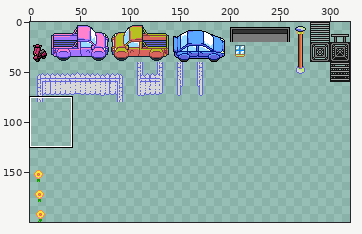
Edited in one commit: pixel-art file (Art/tilesets/outside_02.ase). Above: a wide view before the commit, with the close-up outlined.
Close-up. First the earlier version:
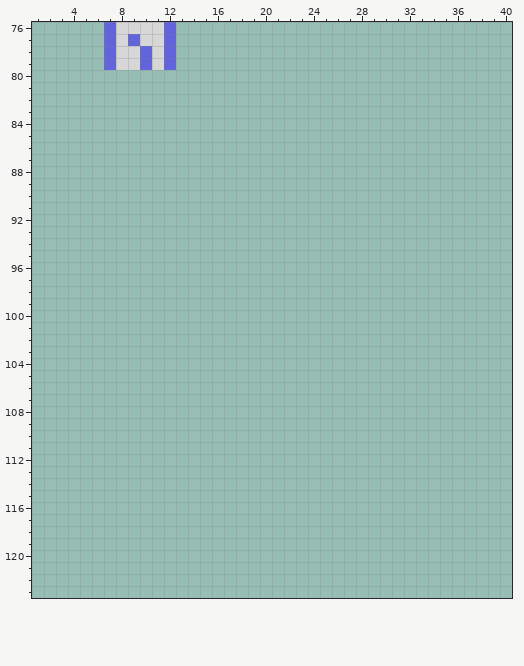
320x200 pixels, 1 frame. Shown: x 1..40, y 76..123.
The result:
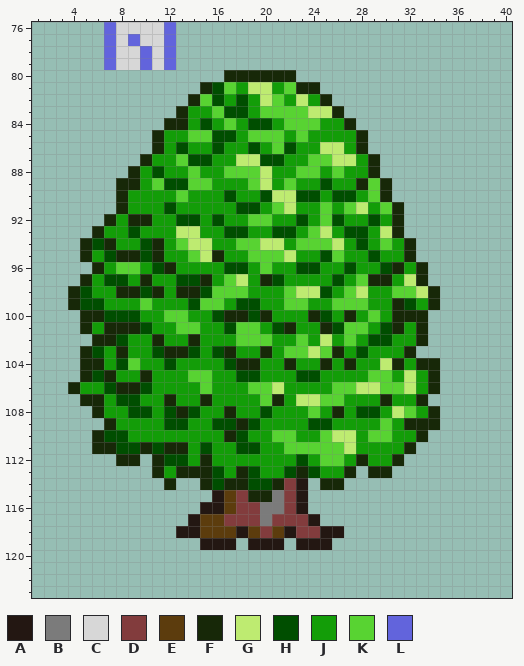
Palette (. is transparent): A #231712  B #7b7b7b  C #d7d7d7  D #823c3d  E #5c3c0d  F #172808  G #beeb71  H #004e00  J #139d08  K #58d332  L #6264dc
Changes in this commit:
Layer "Layer 1":
y 80: x 17..22 ...... -> FFFFFF
y 81: x 15..24 .......... -> FHKJGGJKFF
y 82: x 14..25 ............ -> FKHJHJGKJGJF
y 83: x 13..26 .............. -> FJJKHHJKKKKGGF
y 84: x 12..27 ................ -> FFJHJKJHHJKKKJJF
y 85: x 11..28 .................. -> FJJKKHHJKKKJKJJJJF
y 86: x 11..28 .................. -> FJHJJHJJHJKHJJGGJF
y 87: x 10..29 .................... -> FJJKHHJJGGHHJJKKGGJF
y 88: x 9..29 ..................... -> FJHJJKJJKKKGJJKKJKJJF
y 89: x 8..30 ....................... -> FFJKHHKKJJJKGJKJJHJJFKF
y 90: x 8..30 ....................... -> FJJJJKJJJHJJHGGHHJHHJKF
y 91: x 8..31 ........................ -> FJJJHJJJJJHHJKGJJKJKGJKF
y 92: x 7..31 ......................... -> FJFFJJHHJHJJKKJJHJKHJJHJF
y 93: x 6..31 .......................... -> FJJHJJJGGJJHHJJHHJKGJHHJGF
y 94: x 5..32 ............................ -> FHFJJHFJKGGJJKKGGJKKKGJHJKJF
y 95: x 5..32 ............................ -> FJHFFHFJJKGFJJKKKGJJHKJJHJJF
y 96: x 6..33 ............................ -> FJKKJHFJJJJHHJKJJHHJJHJJHFJF
y 97: x 5..33 ............................. -> FJHHJFJJHHFJKGJFHJJJJHJKFFJGF
y 98: x 4..34 ............................... -> FHJJFFHFJFFHKKKJJJKGGHJKGJJKKGF
y 99: x 4..34 ............................... -> FHHJJJKJJJHKKJHHJJKKJJKKKJJFHJF
y 100: x 5..33 ............................. -> FFHHHJJKKJJHFFHFJJJFHJFJKJFFF
y 101: x 5..33 ............................. -> FJFFFHJJKKJJHKKJHFJJFHKKJHFJF
y 102: x 6..33 ............................ -> FFHJJFJJFJJJKKKJJKJGJKJHHJJF
y 103: x 5..32 ............................ -> FHJFJJHFFHJHFJJFJKKGKFJHJJJF
y 104: x 5..34 .............................. -> FFJHKJJHJJJJHFFJJFJJFJFJJGFJFF
y 105: x 5..34 .............................. -> FHFJJFJJJKKJJHHJJJHHJJJJKKJGJF
y 106: x 4..34 ............................... -> FJJHFFHJJJJKJJJKKGJJJJKKGGKKGJF
y 107: x 5..33 ............................. -> FFJHHJJFJJFJJJJKFJGGKKJJJFJJF
y 108: x 6..34 ............................. -> FJJHHJHFHJJFJJHJJJKJFJHHJGKJF
y 109: x 7..34 ............................ -> FJJJJHHJJHHFHJJJJHHJJJJKJFFF
y 110: x 6..33 ............................ -> FHHJJJJJJJJFHJJKKJJKGGJKKJJF
y 111: x 6..32 ........................... -> FFHHFHFFJHJJHHJJKKKKKGJJJJF
y 112: x 8..9 .. -> FF; x 11..31 ..................... -> FHHJFJJJJJJJHJKKJFJJF
y 113: x 11..27 ................. -> FJFFFHJFHJJHFHJJF; x 29..30 .. -> FF
y 114: x 12 . -> F; x 15..23 ......... -> FHFFHHFDA; x 25..26 .. -> FF
y 115: x 16..23 ........ -> AEDFFBDA
y 116: x 15..23 ......... -> AAEDDBBDA
y 117: x 14..24 ........... -> AEEDDDBDDDA
y 118: x 13..26 .............. -> AAEEEAEDEADDAA
y 119: x 15..17 ... -> AAA; x 19..21 ... -> AAA; x 23..25 ... -> AAA
Where, in picture pixels (left, top, right, bottom), the same in both close-ups:
added: (68, 70, 440, 550)
